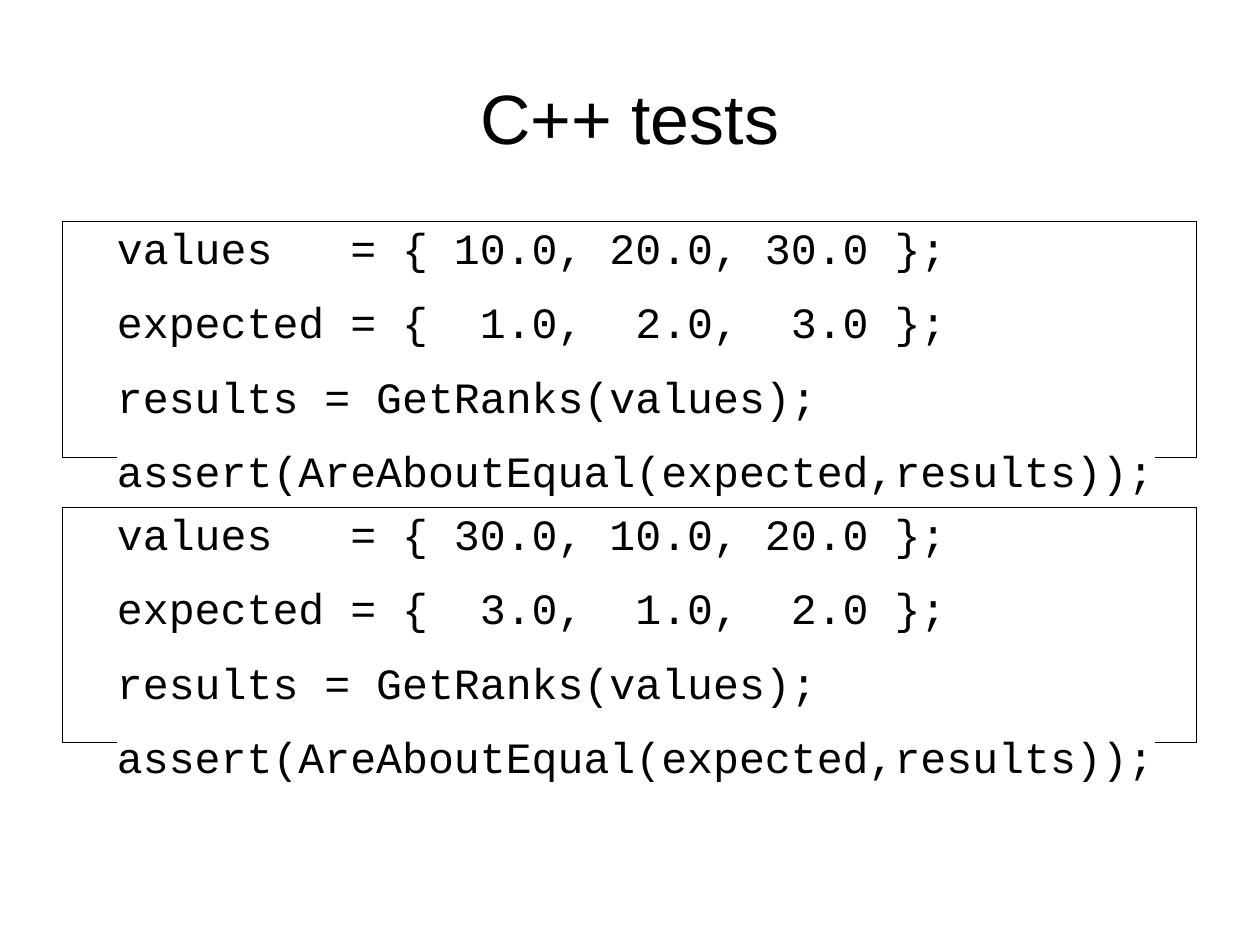
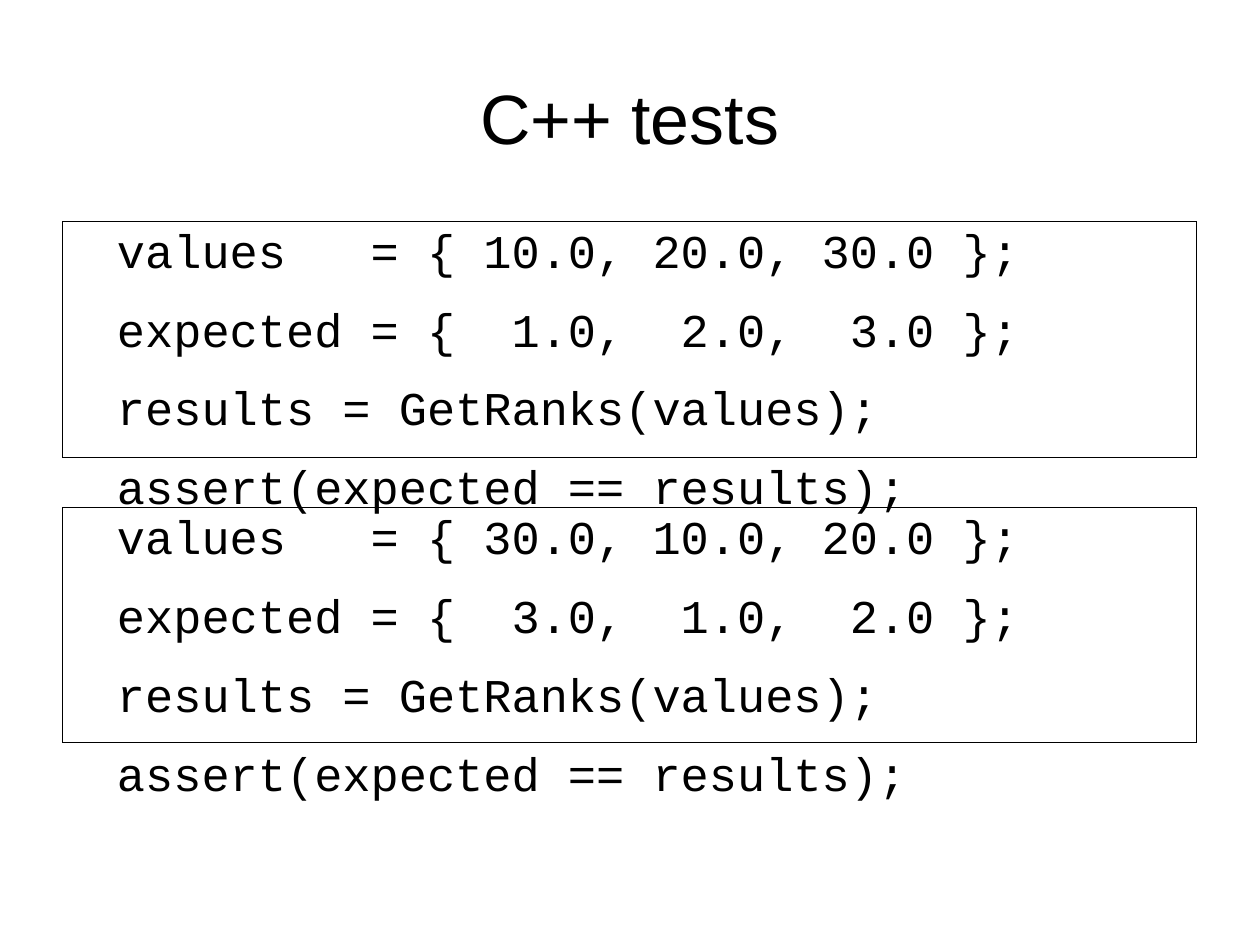
Before and after one commit to richelbilderbeek/CppPresentations, a slide deck: slide 59 of TestDrivenDevelopment/TestDrivenDevelopment.odp. Drawn at 1260x945 pixels with LibreOffice and Linux fonts; fonts in the diff are those of the drawing. Boxes give left, top, right and bottom in pixels: in the first picture for what was removed or moved away, otherwise in the second. Text is boxed around its words. In the diff, an @@ line names an element or a change of style, - is before the commit and + after.

```diff
--- a/TestDrivenDevelopment/TestDrivenDevelopment.odp
+++ b/TestDrivenDevelopment/TestDrivenDevelopment.odp
@@ text at box(117, 234, 935, 435): size 27.2 to 29.6 pt in "values = { 10.0, 20.0, 30.0 };", "expected = { 1.0, 2.0, 3.0 };", "results = GetRanks(values);" @@
@@ text at box(117, 471, 907, 514): text changed; size 27.2 to 29.6 pt @@
-assert(AreAboutEqual(expected,results));
+assert(expected == results);
@@ text at box(117, 520, 935, 722): size 27.2 to 29.6 pt in "values = { 30.0, 10.0, 20.0 };", "expected = { 3.0, 1.0, 2.0 };", "results = GetRanks(values);" @@
@@ text at box(117, 757, 907, 801): text changed; size 27.2 to 29.6 pt @@
-assert(AreAboutEqual(expected,results));
+assert(expected == results);
```
Also in this commit, not shown: 14 other slides changed, 1 slide removed, 4 other files.
